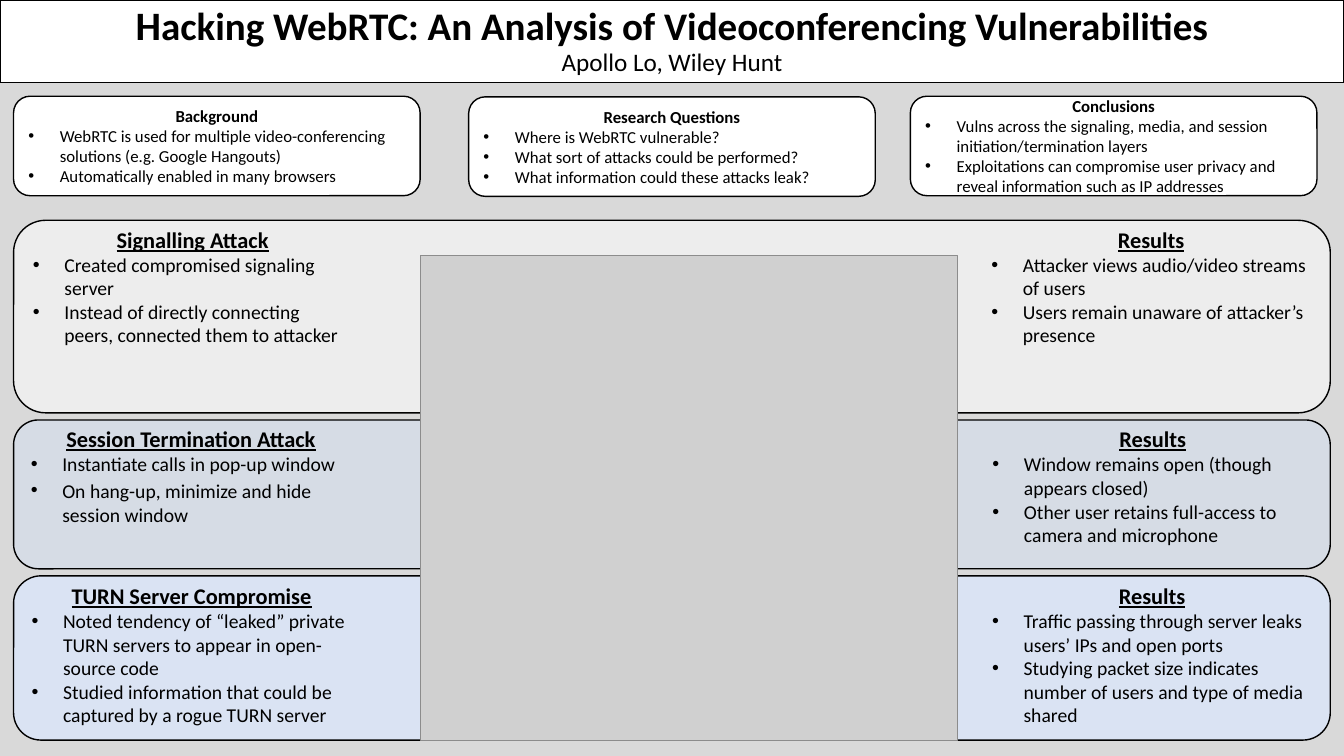
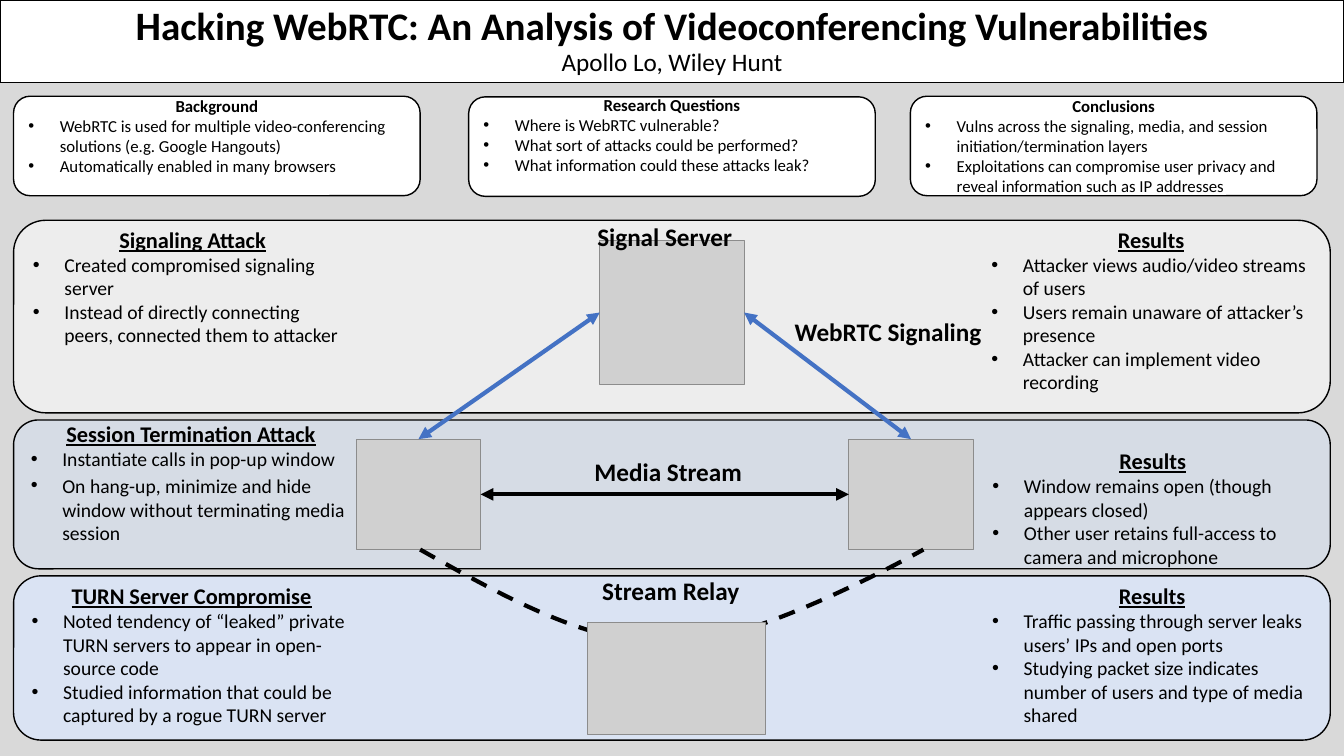
Before and after one commit to whunt1965/WEBRTC-CYBERSEC, a slide deck: slide 2 of WEBRTC_Slide.pptx. Drawn at 1344x756 pixels with LibreOffice and Linux fonts; fonts in the diff are those of the drawing; grey boxes stand for pictures. Boxes give left, top, right and bottom in pixels: in the first picture for what was removed or moved away, otherwise in the second. Text is boxed around its words. In the diff, an @@ line names an element or a change of style, - is before the commit and + after.

Commit message:
update poster

```diff
--- a/WEBRTC_Slide.pptx
+++ b/WEBRTC_Slide.pptx
@@ text in rounded rectangle at (119,232,265,252): text changed @@
-Signalling Attack
+Signaling Attack
@@ text added at (597,228,732,253), 18 pt, text #000000, bold @@
+Signal Server
@@ picture removed at (420,255,958,740) @@
@@ picture added at (600,240,744,384) @@
@@ double arrow added from (418, 440) to (600, 313), #4472C4 3 pt @@
@@ double arrow added from (744, 313) to (911, 440), #4472C4 3 pt @@
@@ text added at (795,323,982,346), 18 pt, text #000000, bold @@
+WebRTC Signaling
@@ text in rounded rectangle at (1023,352,1261,393): paragraph added @@
+• Attacker can implement video recording
@@ picture added at (356,440,480,551) @@
@@ picture added at (849,440,973,551) @@
@@ text in rounded rectangle at (62,479,345,540): text changed @@
-• On hang-up, minimize and hide session window
+• On hang-up, minimize and hide window without terminating media session
@@ text added at (594,463,742,481), 18 pt, text #000000, bold @@
+Media Stream
@@ double arrow added from (481, 494) to (849, 494), #000000 3 pt @@
@@ freeform shape added at (420,549,924,644), outline #000000 3 pt dashed @@
@@ text added at (602,582,740,604), 18 pt, text #000000, bold @@
+Stream Relay
@@ picture added at (588,623,766,735) @@
```
Also in this commit, not shown: 1 slide added.
